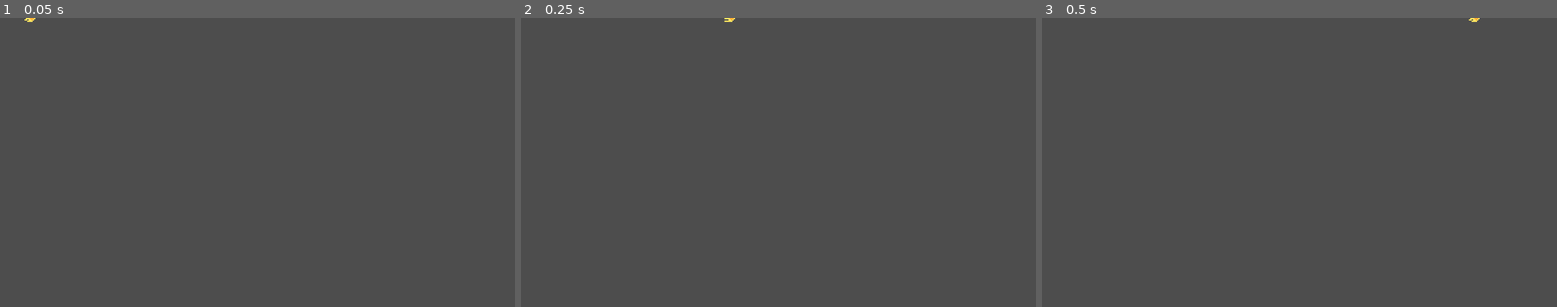
Above: before the commit, frames 1-3 (left to right).
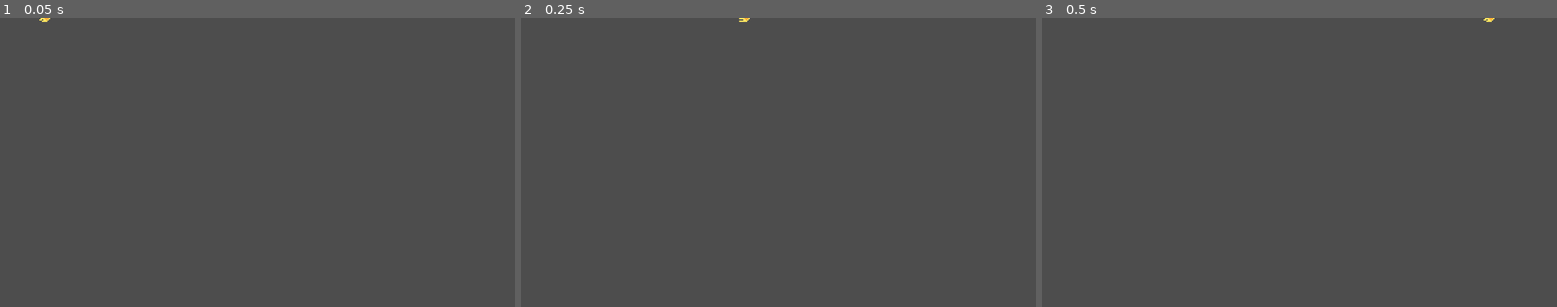
Above: after the commit, the same moments.

Repository: MicCode/zbra-survivors
Game: Godot game, scene res://entities/projectiles/simple-bullet/simple-bullet.tscn
Same seed, same stepped clock (60 frames per second), same inputs: the game is played once before the commit and once after it. This scene is started directly instead of the project's main scene.
Inputs:
- Up to frame 1 (0.05 s): no input
- Up to frame 2 (0.25 s): no input
- Up to frame 3 (0.5 s): no input

The runs differ from the first frame. In frame 1, less than 0.1% of the frame differs, in the area x 4-10%, y 0-2%; in frame 2, less than 0.1%, in the area x 39-45%, y 0-2%; in frame 3, less than 0.1%.

Commit message:
feat: fire at mouse position + trigger fire or grab item with user action

Diff:
--- a/entities/equipments/guns/gun.gd
+++ b/entities/equipments/guns/gun.gd
@@ -1,57 +1,58 @@
 extends Area2D
 class_name Gun
 
-@export var range = 200.0
-@export var fire_rate = 1.0
+@export var fire_range = 200.0
+@export var fire_cooldown_s = 1.0
 var flipped = false
-var firing = false
+var cooling_down = false
 
 const BULLET = preload("res://entities/projectiles/simple-bullet/simple-bullet.tscn")
 
 func _ready():
-	%Reach.shape.radius = range
-	%Timer.wait_time = 1 / fire_rate # FIXME: possible division by 0
+	%AutoFireRange.shape.radius = fire_range
 
-func _physics_process(delta):
-	target_nearest_ennemy()
+func _process(_delta):
+	%CooldownProgress.value = %CooldownTimer.time_left
+	target_mouse()
+	if Input.is_action_pressed("fire"):
+		shoot_bullet()
+
+func _physics_process(_delta):
 	if self.global_rotation_degrees > 90 || self.global_rotation_degrees < -90:
 		if !flipped:
 			flipped = true
 			%ShootingPoint.translate(Vector2(0, 6))
+			%CanvasGroup.translate(Vector2(0, 28))
 		%Sprite.set_flip_v(true)
 	else:
 		if flipped:
 			flipped = false
 			%ShootingPoint.translate(Vector2(0, -6))
+			%CanvasGroup.translate(Vector2(0, -28))
 		%Sprite.set_flip_v(false)
 
-func target_nearest_ennemy():
-	var in_range = get_overlapping_bodies()
-	if in_range.size() > 0:
-		var target
-		var closest_distance = 1000000000;
-		for ennemy in in_range:
-			var distance = self.global_position.distance_to(ennemy.global_position)
-			if distance < closest_distance:
-				closest_distance = distance
-				target = ennemy
-
-		if target != null:
-			look_at(target.global_position)
-
-
-func _on_timer_timeout():
-	shoot_bullet()
+func target_mouse():
+	look_at(get_global_mouse_position())
 
 func shoot_bullet():
-	firing = true
-	var new_bullet = BULLET.instantiate().with_damage(1)
-	new_bullet.global_position = %ShootingPoint.global_position
-	new_bullet.global_rotation = %ShootingPoint.global_rotation
-	get_node("/root/Game").add_child(new_bullet)
-	%Sprite.play("firing")
-	%ShootSound.play()
+	if !cooling_down:
+		var new_bullet = BULLET.instantiate().with_damage(1)
+		new_bullet.global_position = %ShootingPoint.global_position
+		new_bullet.global_rotation = %ShootingPoint.global_rotation
+		get_node("/root/Game").add_child(new_bullet)
+		%Sprite.play("firing")
+		%ShootSound.play()
+		start_cooldown_timer()
+
+func start_cooldown_timer():
+	%CooldownProgress.max_value = fire_cooldown_s
+	%CooldownProgress.value = fire_cooldown_s
+	%CooldownTimer.start(fire_cooldown_s)
+	cooling_down = true
 
 func _on_sprite_animation_finished():
-	if firing:
-		%Sprite.play("idle")
+	%Sprite.play("idle")
+
+func _on_cooldown_timer_timeout():
+	if cooling_down:
+		cooling_down = false
--- a/entities/equipments/guns/gun.tscn
+++ b/entities/equipments/guns/gun.tscn
@@ -43,7 +43,7 @@
 collision_mask = 2
 script = ExtResource("1_wwnuv")
 
-[node name="Reach" type="CollisionShape2D" parent="."]
+[node name="AutoFireRange" type="CollisionShape2D" parent="."]
 unique_name_in_owner = true
 shape = SubResource("CircleShape2D_th6yu")
 
@@ -62,9 +62,9 @@
 unique_name_in_owner = true
 position = Vector2(8, -3)
 
-[node name="Timer" type="Timer" parent="."]
+[node name="CooldownTimer" type="Timer" parent="."]
 unique_name_in_owner = true
-autostart = true
+one_shot = true
 
 [node name="ShootSound" type="AudioStreamPlayer2D" parent="."]
 unique_name_in_owner = true
@@ -72,5 +72,16 @@
 stream = ExtResource("4_fv3jv")
 volume_db = -5.0
 
+[node name="CanvasGroup" type="CanvasGroup" parent="."]
+unique_name_in_owner = true
+position = Vector2(19, -19)
+
+[node name="CooldownProgress" type="ProgressBar" parent="CanvasGroup"]
+unique_name_in_owner = true
+modulate = Color(1, 1, 1, 0.784314)
+offset_right = 22.0
+offset_bottom = 4.0
+show_percentage = false
+
 [connection signal="animation_finished" from="PivotPoint/Sprite" to="." method="_on_sprite_animation_finished"]
-[connection signal="timeout" from="Timer" to="." method="_on_timer_timeout"]
+[connection signal="timeout" from="CooldownTimer" to="." method="_on_cooldown_timer_timeout"]
--- a/entities/player/player.gd
+++ b/entities/player/player.gd
@@ -42,7 +42,7 @@
 				die()
 
 		var overlapping_collectibles = %CollectRadius.get_overlapping_bodies()
-		if overlapping_collectibles.size() > 0:
+		if overlapping_collectibles.size() > 0 && Input.is_action_pressed("grab"):
 			for collectible in overlapping_collectibles:
 				var equipment = LootTable.get_equipment(collectible)
 				if equipment != null:
--- a/entities/projectiles/simple-bullet/simple-bullet.tscn
+++ b/entities/projectiles/simple-bullet/simple-bullet.tscn
@@ -34,10 +34,6 @@
 collision_mask = 6
 script = ExtResource("1_pubp6")
 
-[node name="VisibleOnScreenEnabler2D" type="VisibleOnScreenEnabler2D" parent="."]
-position = Vector2(1.19209e-07, 1.78814e-07)
-scale = Vector2(0.6, 0.6)
-
 [node name="CollisionShape2D" type="CollisionShape2D" parent="."]
 shape = SubResource("CircleShape2D_o6s6x")
 
--- a/project.godot
+++ b/project.godot
@@ -48,6 +48,16 @@
 "events": [Object(InputEventKey,"resource_local_to_scene":false,"resource_name":"","device":-1,"window_id":0,"alt_press …(182 unchanged characters)…
 ]
 }
+fire={
+"deadzone": 0.5,
+"events": [Object(InputEventMouseButton,"resource_local_to_scene":false,"resource_name":"","device":-1,"window_id":0,"alt_pressed":false,"shift_pressed":false,"ctrl_pressed":false,"meta_pressed":false,"button_mask":1,"position":Vector2(137, 15),"global_position":Vector2(141, 56),"factor":1.0,"button_index":1,"canceled":false,"pressed":true,"double_click":false,"script":null)
+]
+}
+grab={
+"deadzone": 0.5,
+"events": [Object(InputEventKey,"resource_local_to_scene":false,"resource_name":"","device":-1,"window_id":0,"alt_pressed":false,"shift_pressed":false,"ctrl_pressed":false,"meta_pressed":false,"pressed":false,"keycode":0,"physical_keycode":69,"key_label":0,"unicode":101,"echo":false,"script":null)
+]
+}
 
 [layer_names]
 
Not shown: 1 places in entities/projectiles/simple-bullet/simple-bullet.tscn that only renumber resources
